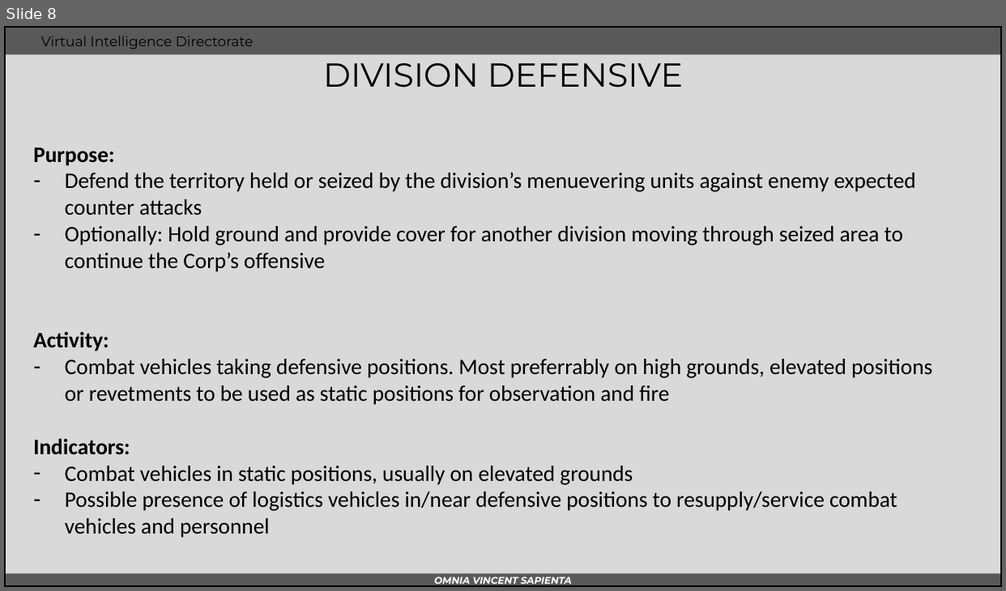
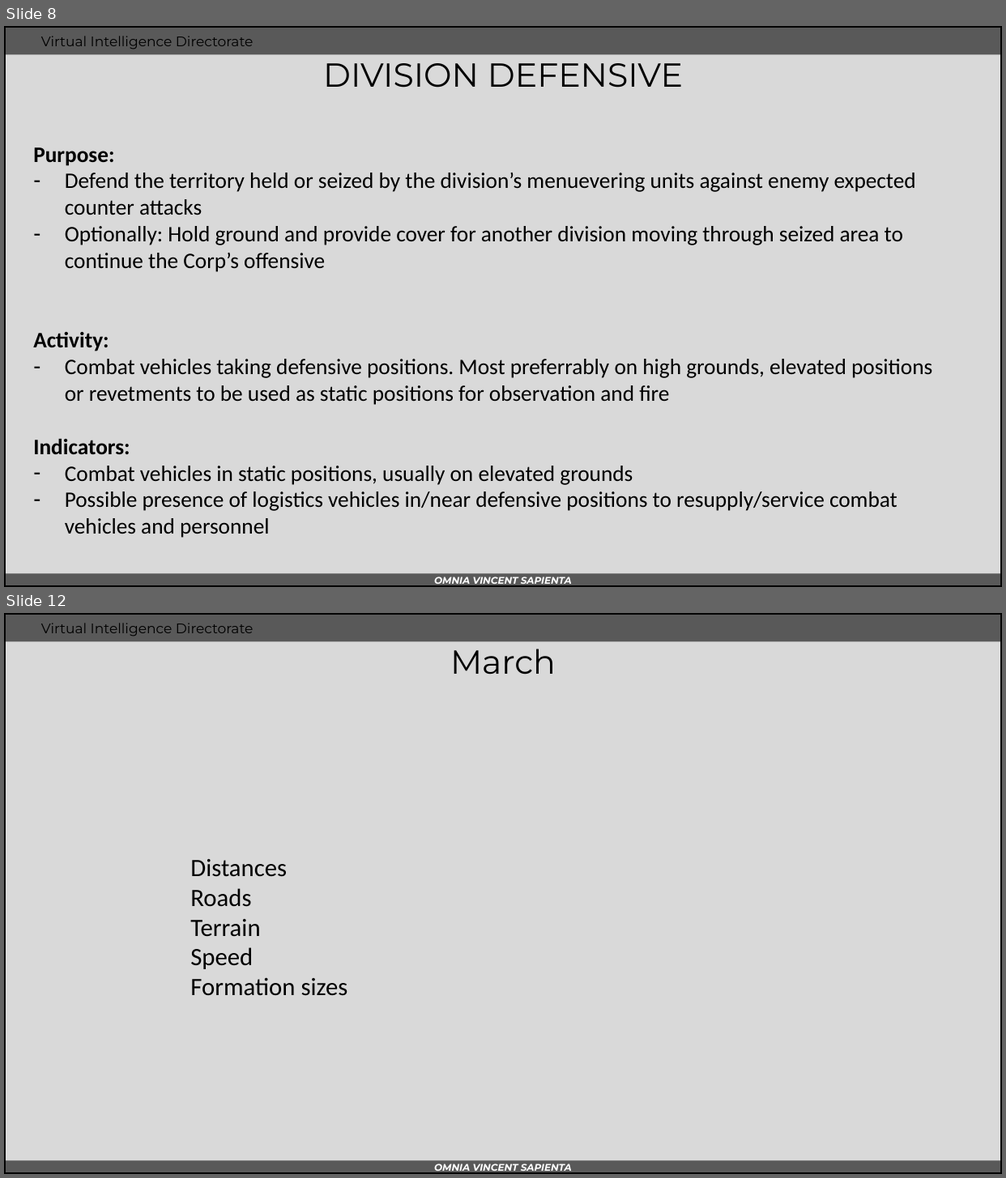
Before and after one commit to 132nd-vWing/OPAR-Brief, a slide deck: UNDER DEVELOPMENT/OPAR Version 2/VID/INTREP VID OPAR-003 - Syrian ground combat tactics.pptx. Shown one above the other, each under a label of ours: slide 8 before the commit, slides 8 and 12 after it; the slides between them are not shown. The pictures are 1006x591 and 1006x1178 pixels, drawn with LibreOffice and Linux fonts; fonts in the diff are those of the drawing; background and template pictures are left out. Boxes give left, top, right and bottom in pixels: in the first picture for what was removed or moved away, otherwise in the second. Text is boxed around its words. In the diff, an @@ line names an element or a change of style, - is before the commit and + after.

```diff
--- a/UNDER DEVELOPMENT/OPAR Version 2/VID/INTREP VID OPAR-003 - Syrian ground combat tactics.pptx
+++ b/UNDER DEVELOPMENT/OPAR Version 2/VID/INTREP VID OPAR-003 - Syrian ground combat tactics.pptx
@@ slide 12 added at bbox=[4, 613, 1002, 1174], background #D9D9D9; not listed: 5 template elements that a slide beside it also shows @@
@@ title added at bbox=[450, 641, 556, 675], 24 pt, text #000000 @@
+March
@@ text added at bbox=[190, 859, 348, 996], 18 pt, text #000000 @@
+Distances
+Roads
+Terrain
+Speed
+Formation sizes
```
Also in this commit, not shown: 3 slides changed, 3 other slides added, 10 other files.
